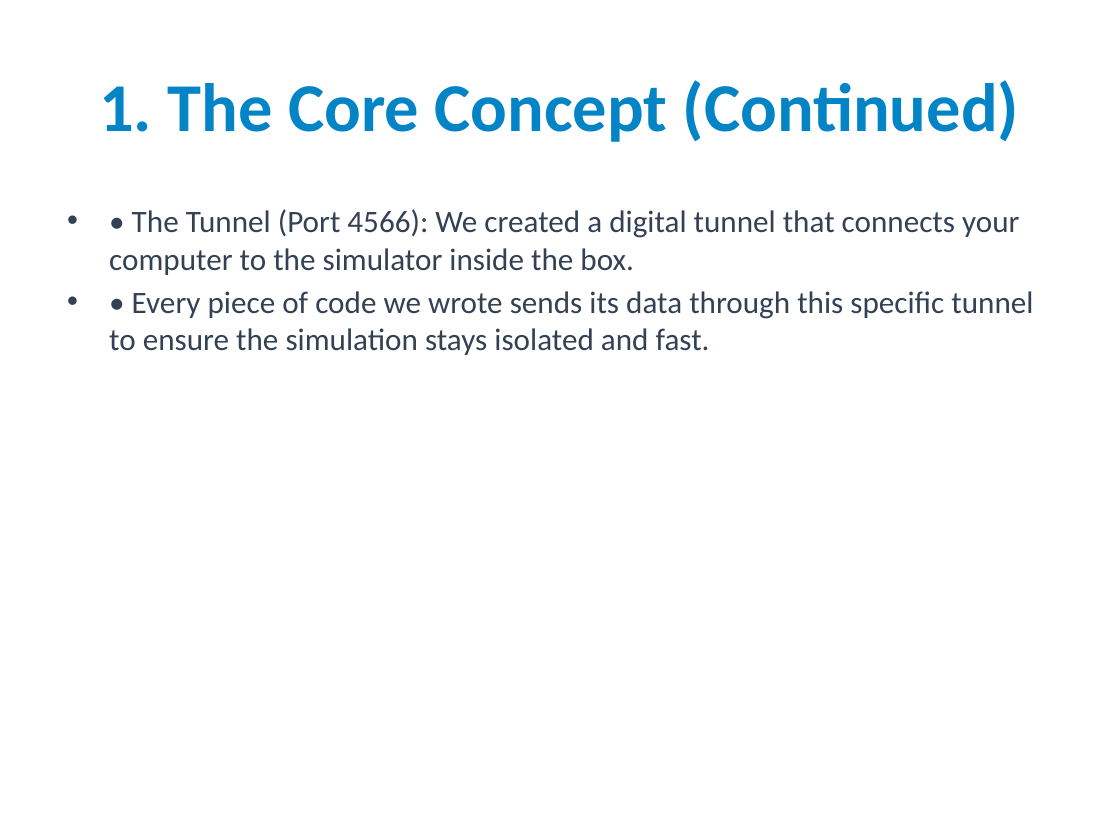
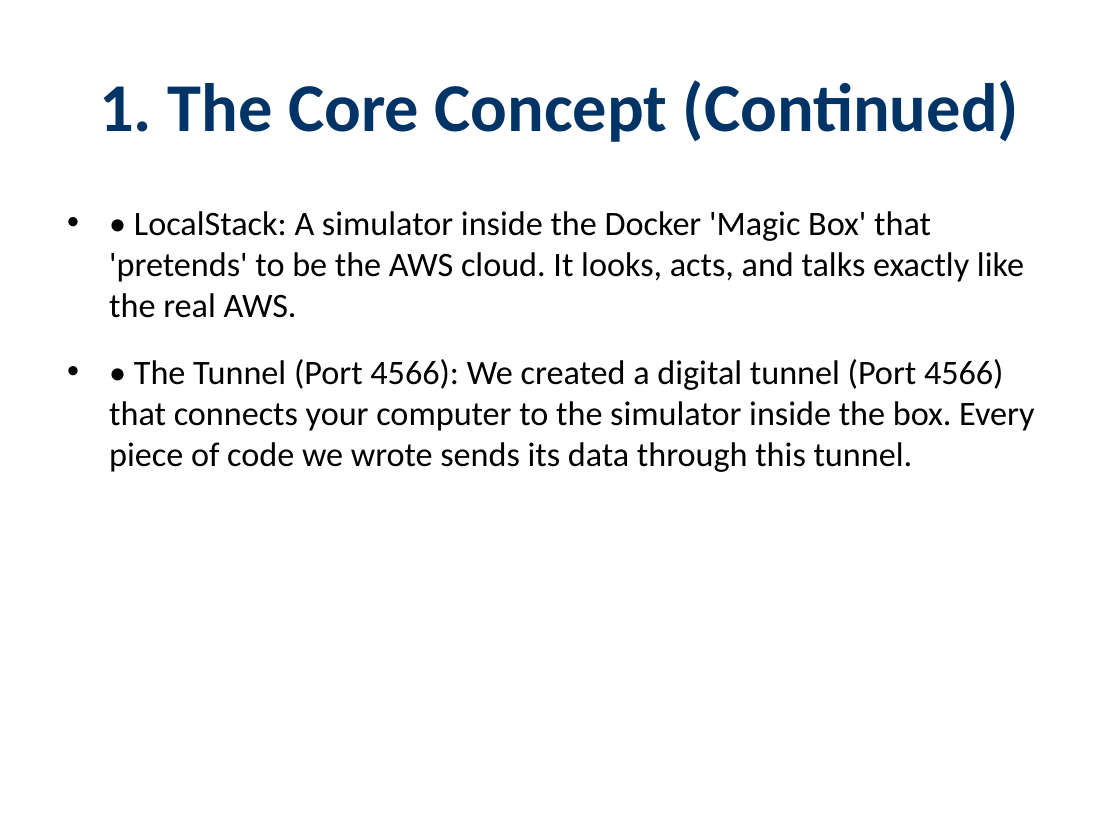
Before and after one commit to Breacher-0/AWS-EC2-local-testing-and-simulation, a slide deck: slide 3 of Ahmed_Khalil_Validation_Demo.pptx. Drawn at 1120x840 pixels with LibreOffice and Linux fonts; fonts in the diff are those of the drawing. Boxes give left, top, right and bottom in pixels: in the first picture for what was removed or moved away, otherwise in the second. Text is boxed around its words. In the diff, an @@ line names an element or a change of style, - is before the commit and + after.

```diff
--- a/Ahmed_Khalil_Validation_Demo.pptx
+++ b/Ahmed_Khalil_Validation_Demo.pptx
@@ title "1. The Core Concept (Continued)" at [99,80,1019,142]: text colour #0284C7 to #003366 @@
@@ text at [109,211,1034,472]: text changed; size 20 to 22 pt; text colour #334155 to #000000 @@
-• • The Tunnel (Port 4566): We created a digital tunnel that connects your computer to the simulator inside the box.
-• • Every piece of code we wrote sends its data through this specific tunnel to ensure the simulation stays isolated and fast.
+• • LocalStack: A simulator inside the Docker 'Magic Box' that 'pretends' to be the AWS cloud. It looks, acts, and talks exactly like the real AWS.
+• • The Tunnel (Port 4566): We created a digital tunnel (Port 4566) that connects your computer to the simulator inside the box. Every piece of code we wrote sends its data through this tunnel.
```
Also in this commit, not shown: 13 other slides changed, 1 other file.
